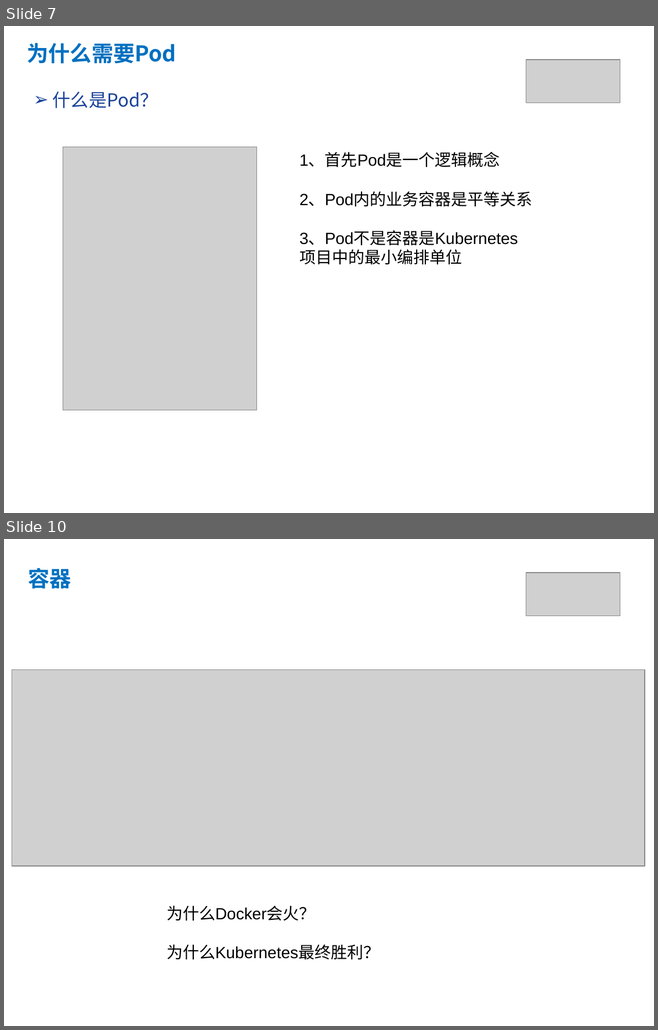
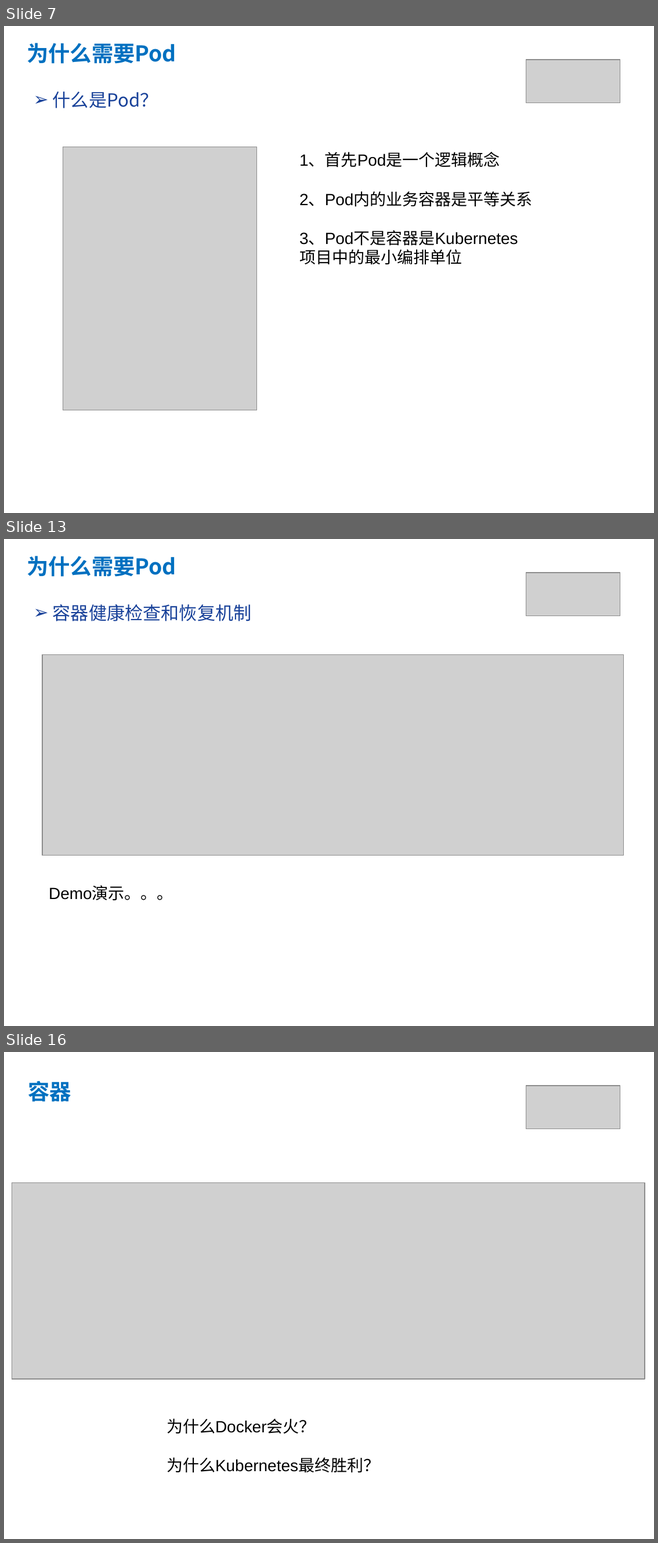
Before and after one commit to yubowen0525/k8s_from_basic_to_advanced, a slide deck: lession2/kubernetes第二课.pptx. Shown one above the other, each under a label of ours: slides 7 and 10 before the commit, slides 7, 13 and 16 after it; the slides between them are not shown. The pictures are 658x1030 and 658x1543 pixels, drawn with LibreOffice and Linux fonts; fonts in the diff are those of the drawing; grey boxes stand for pictures. Boxes give left, top, right and bottom in pixels: in the first picture for what was removed or moved away, otherwise in the second. Text is boxed around its words. In the diff, an @@ line names an element or a change of style, - is before the commit and + after.

```diff
--- a/lession2/kubernetes第二课.pptx
+++ b/lession2/kubernetes第二课.pptx
@@ slide 13 added at box(4, 539, 654, 1026), background #FFFFFF @@
@@ text added at box(27, 556, 176, 577), 24 pt, text #0070C0, bold @@
+为什么需要Pod
@@ picture added at box(525, 573, 619, 616) @@
@@ text added at box(53, 604, 252, 621), 20 pt, text #184199 @@
+➢ 容器健康检查和恢复机制
@@ picture added at box(42, 654, 623, 855) @@
@@ text added at box(49, 886, 173, 901), 18 pt, text #000000 @@
+Demo演示。。。
@@ what was slide 10 is now slide 16 @@
```
Also in this commit, not shown: 3 slides changed, 5 other slides added, 2 other files.
